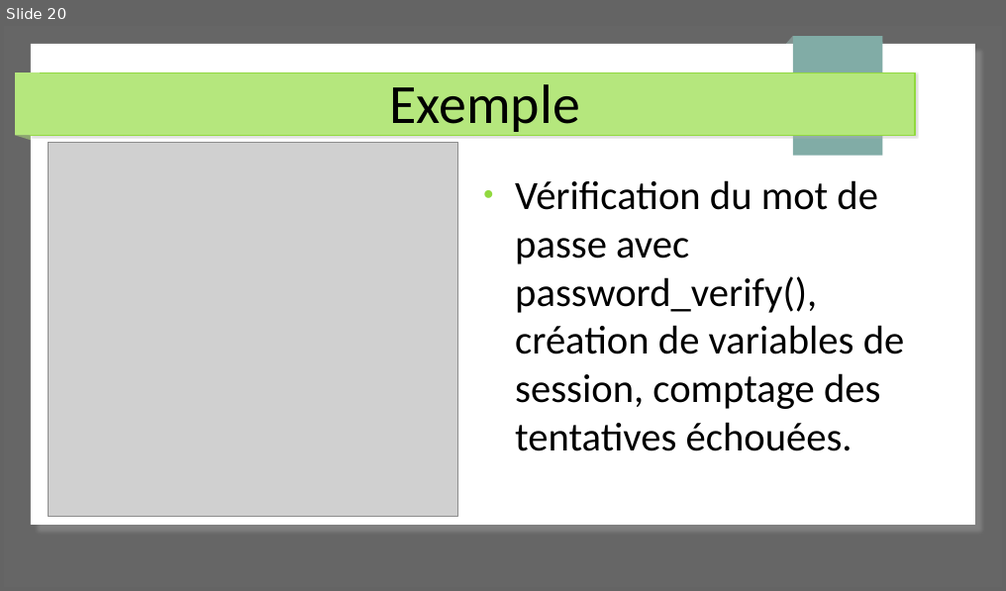
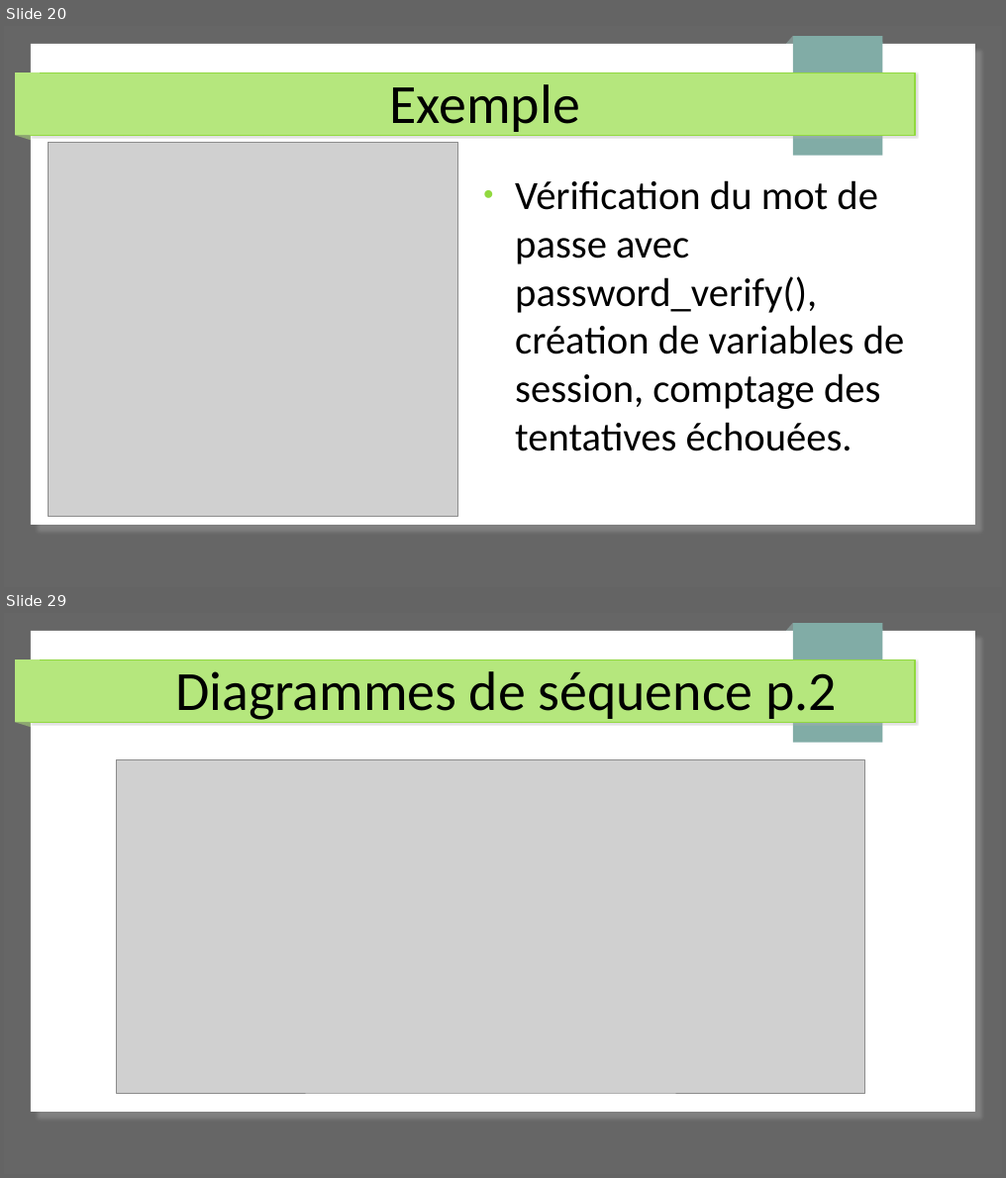
Before and after one commit to Cboukhal/project_exam, a slide deck: Document/projet_exam.odp. Shown one above the other, each under a label of ours: slide 20 before the commit, slides 20 and 29 after it; the slides between them are not shown. The pictures are 1006x591 and 1006x1178 pixels, drawn with LibreOffice and Linux fonts; fonts in the diff are those of the drawing; grey boxes stand for pictures. Boxes give left, top, right and bottom in pixels: in the first picture for what was removed or moved away, otherwise in the second. Text is boxed around its words. In the diff, an @@ line names an element or a change of style, - is before the commit and + after.

```diff
--- a/Document/projet_exam.odp
+++ b/Document/projet_exam.odp
@@ slide 29 added at (4, 613, 1002, 1174), background #666666; not listed: 7 template elements that a slide beside it also shows @@
@@ title added at (175, 671, 837, 724), 44 pt, text #000000 @@
+Diagrammes de séquence p.2
@@ picture added at (116, 760, 866, 1093) @@
```
Also in this commit, not shown: 28 other slides added, 5 other files.
